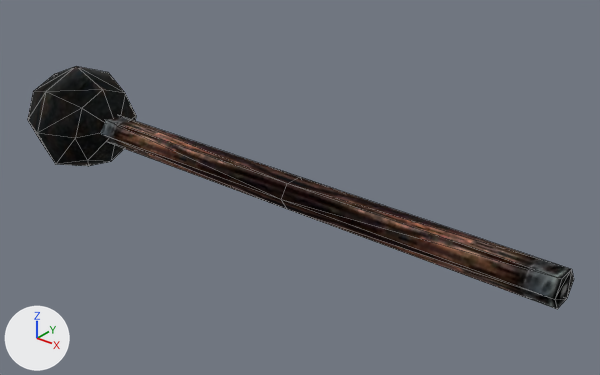
A saved change to the glTF model assets/models/ITMW_008_1H_MACE_LIGHT_01.glb.
Camera for both pictures: a 50 mm camera at (0.436, -0.722, 0.459) aimed at (-0.17, 0.036, -0.011). Arrows for +X, +Y and +Z are at lower left; the lights stay in place. Mesh edges are drawn as thin lines. Vertices at the same position are counted once.
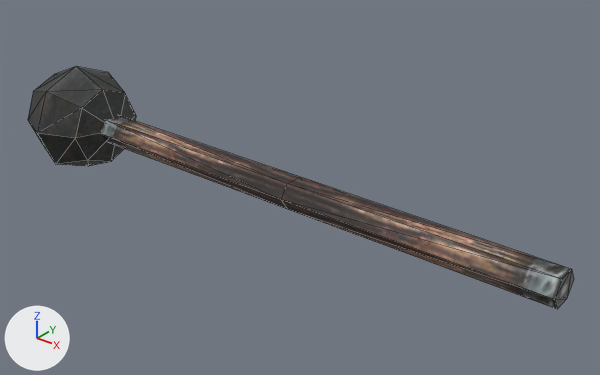
Pixel boxes (x1, y1, x2, y2) of what changed, in the pictures (600 x 375 px):
'Mesh', surface changed: (28, 66, 574, 309) in both

The change, as a diff of the scene's bpy script:
```diff
--- a/assets/models/ITMW_008_1H_MACE_LIGHT_01.glb.py
+++ b/assets/models/ITMW_008_1H_MACE_LIGHT_01.glb.py
@@ img_itmeleerest_1 @@
+img_itmeleerest_1 = load_image('ItMeleeRest', '_unpacked/ItMeleeRest', 512, 512, 'sRGB')
@@ img_itmeleeblades_1 @@
+img_itmeleeblades_1 = load_image('ItMeleeBlades', '_unpacked/ItMeleeBlades', 512, 512, 'sRGB')
@@ mat_itmeleerest @@
 mat_itmeleerest = principled_material('ITMELEEREST')
-mat_itmeleerest.texture = img_itmeleerest
-mat_itmeleerest.metallic = 1.0
-mat_itmeleerest.roughness = 1.0
+mat_itmeleerest.texture = img_itmeleerest_1
@@ mat_itmeleeblades @@
 mat_itmeleeblades = principled_material('ITMELEEBLADES')
-mat_itmeleeblades.texture = img_itmeleeblades
-mat_itmeleeblades.metallic = 1.0
-mat_itmeleeblades.roughness = 1.0
+mat_itmeleeblades.texture = img_itmeleeblades_1
@@ me_mesh @@
 me_mesh.from_pydata(...)  # 44 vertices, 76 faces; spans x -0.648..0.2, y -0.081..0.081, z -0.081..0.082
 # used by ob_mesh; location = (0.0, 0.0, 0.0)
+# me_mesh part 1: the surface is now shaded flat
 me_mesh.materials.append(mat_itmeleerest)
```
